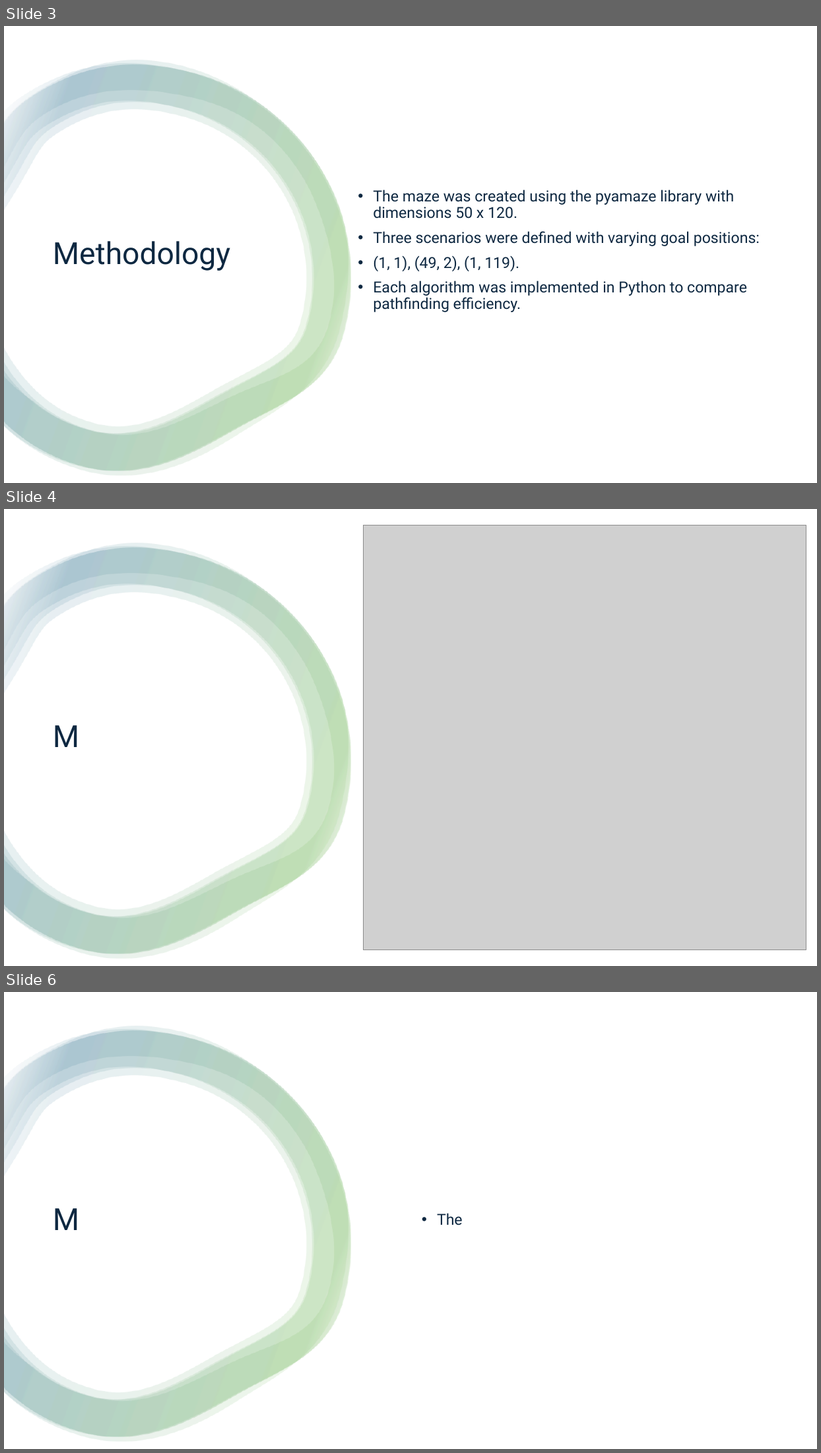
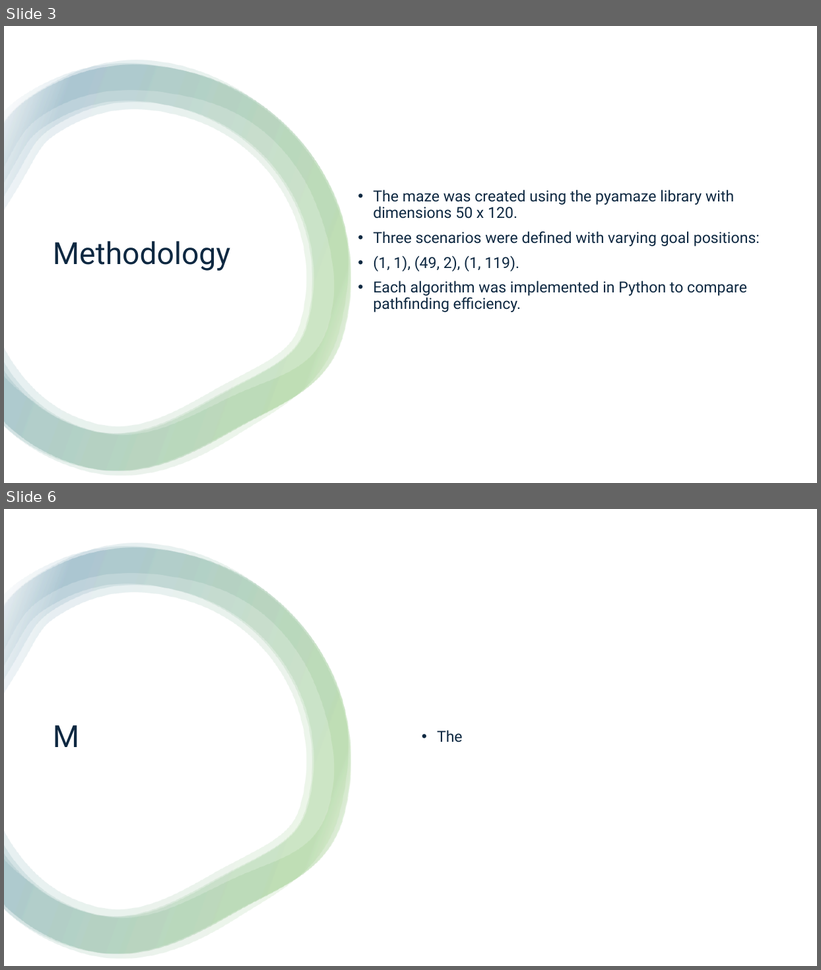
Before and after one commit to Krishna-1996/Master-In-AI, a slide deck: Foundation of Artificial Intelligence/My Project Work/ICA2 Project Coding Jupyter_Notebook/Final_ICA/ICA_Presentation.pptx. Shown one above the other, each under a label of ours: slides 3, 4 and 6 before the commit, slides 3 and 6 after it; the slides between them are not shown. The pictures are 821x1453 and 821x970 pixels, drawn with LibreOffice and Linux fonts; fonts in the diff are those of the drawing; grey boxes stand for pictures. Boxes give left, top, right and bottom in pixels: in the first picture for what was removed or moved away, otherwise in the second. Text is boxed around its words. In the diff, an @@ line names an element or a change of style, - is before the commit and + after.

```diff
--- a/Foundation of Artificial Intelligence/My Project Work/ICA2 Project Coding Jupyter_Notebook/Final_ICA/ICA_Presentation.pptx
+++ b/Foundation of Artificial Intelligence/My Project Work/ICA2 Project Coding Jupyter_Notebook/Final_ICA/ICA_Presentation.pptx
@@ slide 4 removed at <box>4,509,817,966</box>, background #FFFFFF @@
@@ rectangle removed at <box>4,509,817,966</box> @@
@@ picture removed at <box>364,525,807,951</box> @@
@@ group removed at <box>4,543,351,959</box>: 4 freeform shapes @@
@@ title removed at <box>53,725,79,747</box> @@
-M
```
Also in this commit, not shown: 2 slides changed, 1 slide added, 3 other files.
